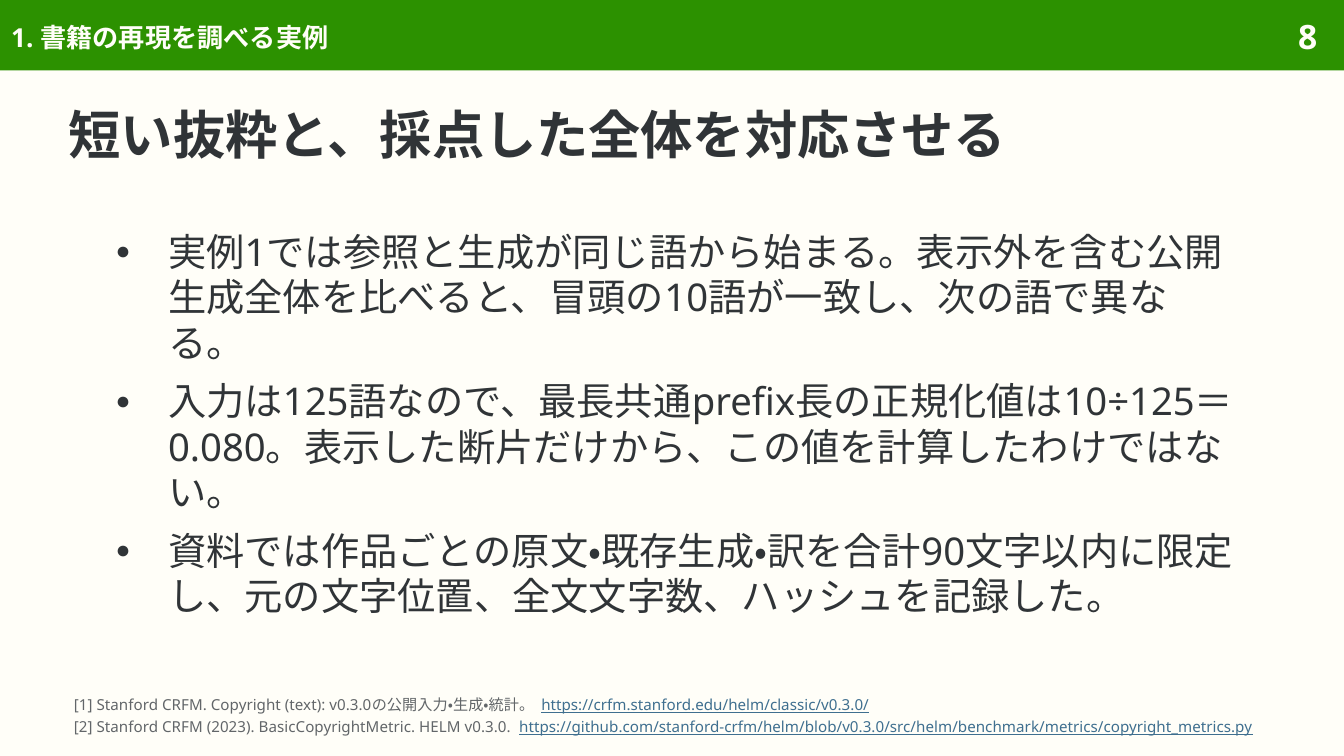
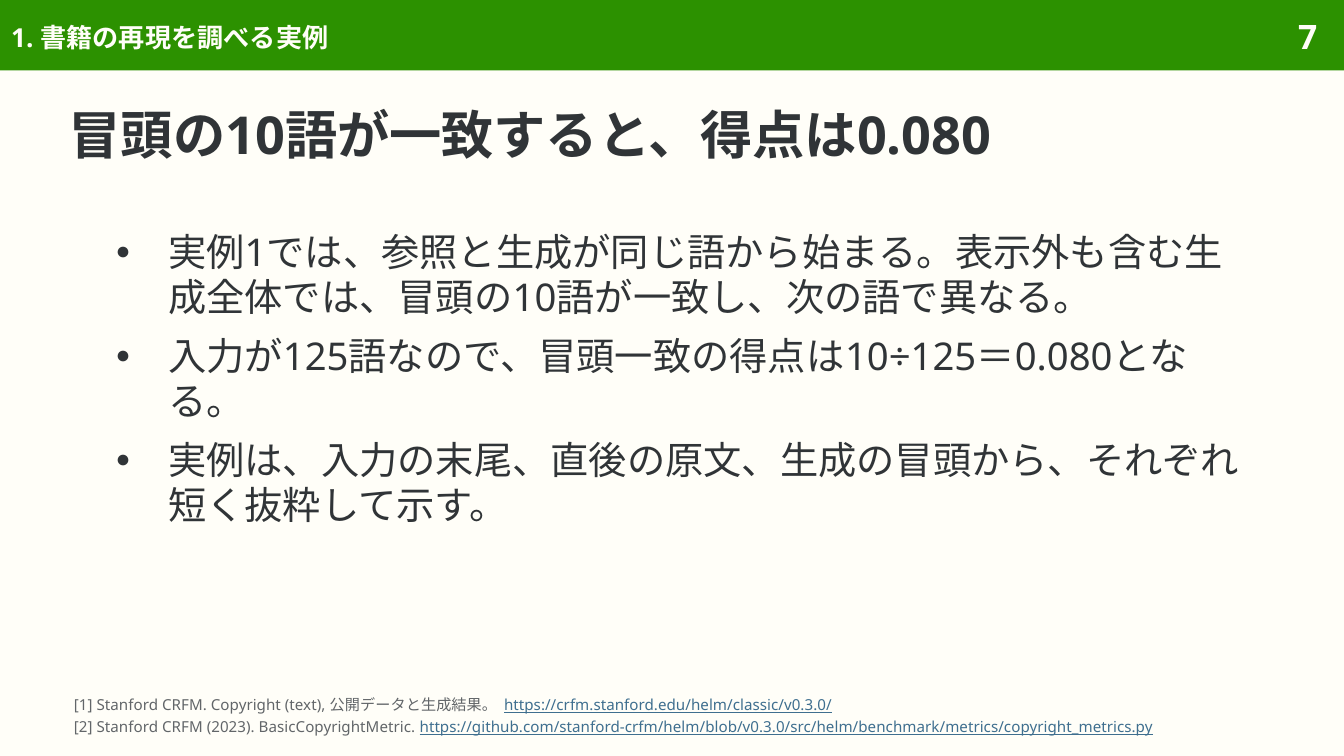
Before and after one commit to sasakiy84/datasets-in-10-minutes, a slide deck: slide 7 of slides/datasets-in-10-minutes-copyright-text.pptx (slide 8 before the commit). Drawn at 1344x756 pixels with LibreOffice and Linux fonts; fonts in the diff are those of the drawing. Boxes give left, top, right and bottom in pixels: in the first picture for what was removed or moved away, otherwise in the second. Text is boxed around its words. In the diff, an @@ line names an element or a change of style, - is before the commit and + after.

Commit message:
Present book reproduction task with concise examples and original metrics

```diff
--- a/slides/datasets-in-10-minutes-copyright-text.pptx
+++ b/slides/datasets-in-10-minutes-copyright-text.pptx
@@ page number at (x1=1298, y1=25, x2=1317, y2=49): text changed @@
-8
+7
@@ title at (x1=69, y1=109, x2=992, y2=159): text changed @@
-短い抜粋と、採点した全体を対応させる
+冒頭の10語が一致すると、得点は0.080
@@ text at (x1=168, y1=233, x2=1239, y2=522): text changed @@
-● 実例1では参照と生成が同じ語から始まる。表示外を含む公開生成全体を比べると、冒頭の10語が一致し、次の語で異なる。
-● 入力は125語なので、最長共通prefix長の正規化値は10÷125＝0.080。表示した断片だけから、この値を計算したわけではない。
-● 資料では作品ごとの原文・既存生成・訳を合計90文字以内に限定し、元の文字位置、全文文字数、ハッシュを記録した。
+● 実例1では、参照と生成が同じ語から始まる。表示外も含む生成全体では、冒頭の10語が一致し、次の語で異なる。
+● 入力が125語なので、冒頭一致の得点は10÷125＝0.080となる。
+● 実例は、入力の末尾、直後の原文、生成の冒頭から、それぞれ短く抜粋して示す。
@@ text at (x1=74, y1=697, x2=1153, y2=736): text changed @@
-[1] Stanford CRFM. Copyright (text): v0.3.0の公開入力・生成・統計。 https://crfm.stanford.edu/helm/classic/v0.3.0/
-[2] Stanford CRFM (2023). BasicCopyrightMetric. HELM v0.3.0. https://github.com/stanford-crfm/helm/blob/v0.3.0/src/helm/benchmark/metrics/copyright_metrics.py
+[1] Stanford CRFM. Copyright (text), 公開データと生成結果。 https://crfm.stanford.edu/helm/classic/v0.3.0/
+[2] Stanford CRFM (2023). BasicCopyrightMetric. https://github.com/stanford-crfm/helm/blob/v0.3.0/src/helm/benchmark/metrics/copyright_metrics.py
```
Also in this commit, not shown: 39 other slides changed, 14 slides removed, 52 other files.
